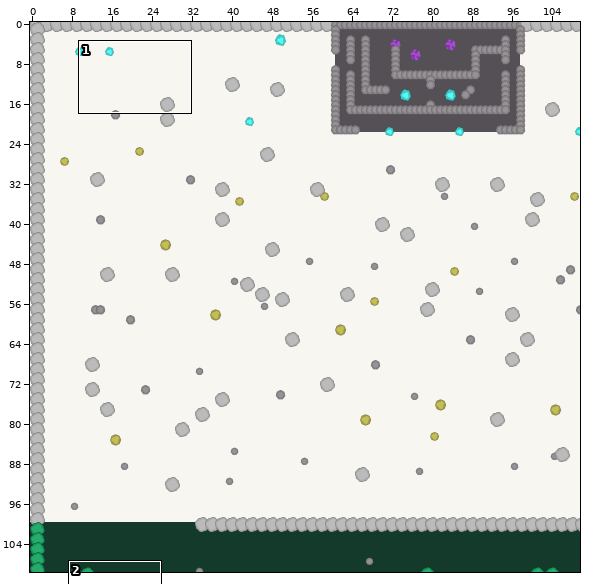
Tiled map, stored at maps/map1.tmx. Above: a wide view before the commit, with the close-up outlined.
Close-up. Before:
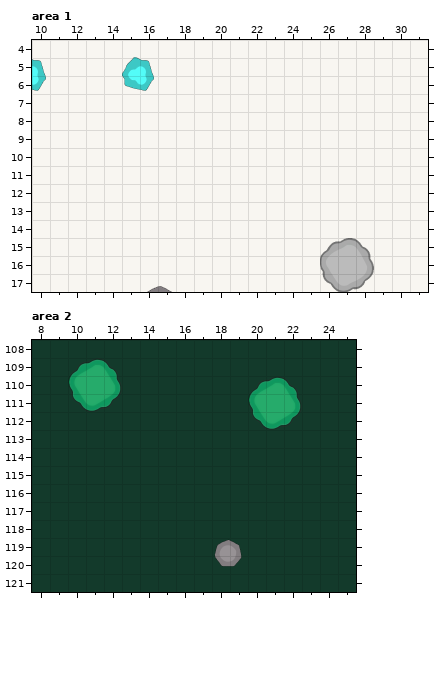
Cells are 100x100 px. Shown: area 1 x 10..31, y 4..17; area 2 x 8..25, y 108..121. The commit also changed other parts of the map, which this record leaves out.
And afterwards:
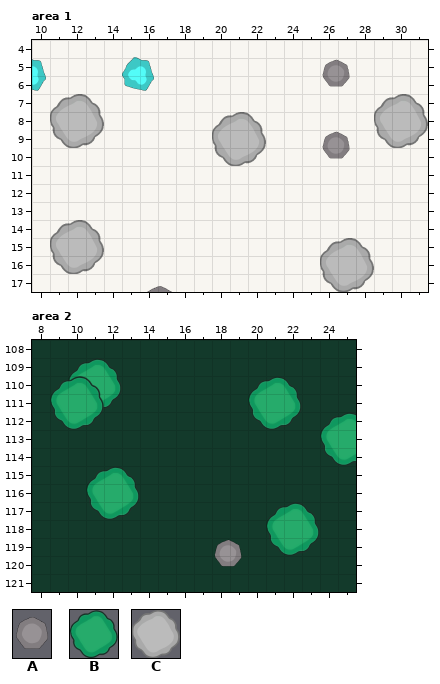
Key: from "resources": A 1 "stone1", B 3 "tree-1", C 11 "winter-tree".
_ is an empty cell.
Changes in this commit:
Changed rows in their new state; . is an unchanged cell.
Layer "stone-wood", area 1:
first column x 11:
 6 ...............A...
 9 C.................C
10 .........C.....A...
first column x 11:
16 C
Layer "stone-wood", area 2:
first column x 9:
112 B...............
114 ...............B
117 ..B.............
119 ............B...
